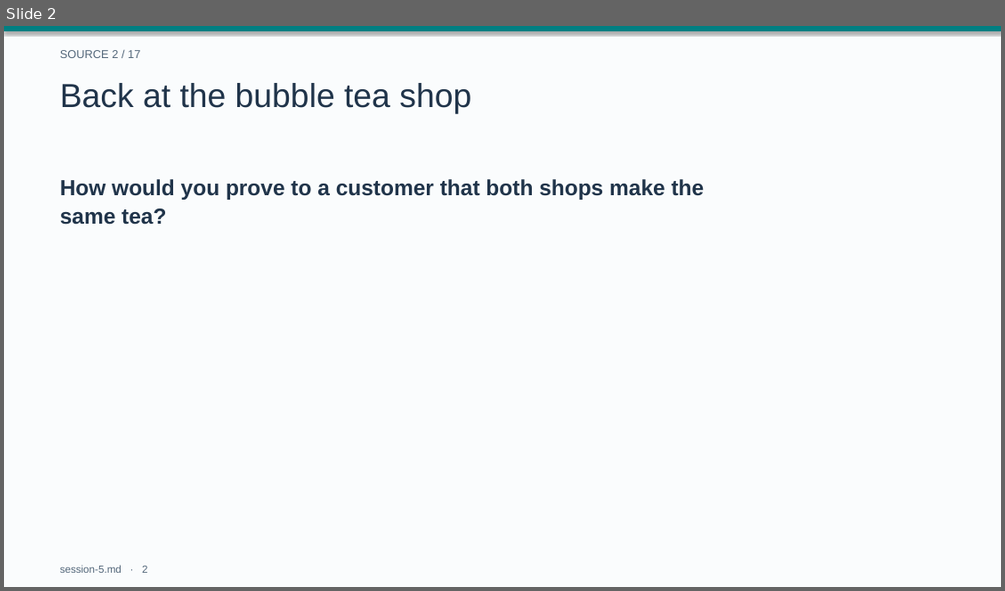
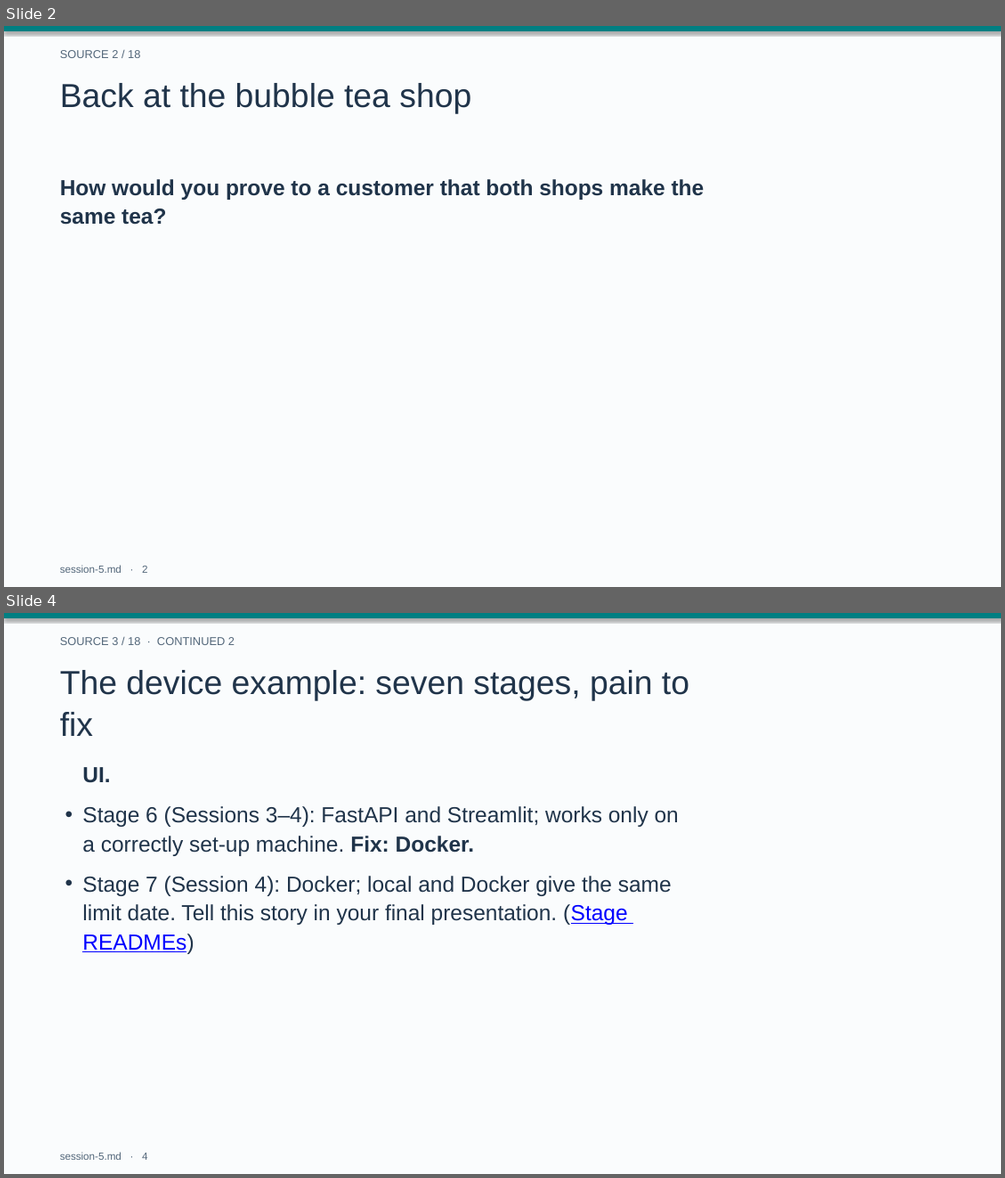
Before and after one commit to drweihungpan-lab/3R-teaching, a slide deck: materials/slides/session-5.pptx. Shown one above the other, each under a label of ours: slide 2 before the commit, slides 2 and 4 after it; the slides between them are not shown. The pictures are 1005x591 and 1005x1178 pixels, drawn with LibreOffice and Linux fonts; fonts in the diff are those of the drawing. Boxes give left, top, right and bottom in pixels: in the first picture for what was removed or moved away, otherwise in the second. Text is boxed around its words. In the diff, an @@ line names an element or a change of style, - is before the commit and + after.

```diff
--- a/materials/slides/session-5.pptx
+++ b/materials/slides/session-5.pptx
@@ slide 4 added at (x1=4, y1=613, x2=1001, y2=1174), background #FAFCFD @@
@@ rectangle added at (x1=4, y1=613, x2=1001, y2=618), fill #007F82 @@
@@ text added at (x1=60, y1=637, x2=235, y2=645), 11 pt, text #53677A @@
+SOURCE 3 / 18 · CONTINUED 2
@@ text added at (x1=60, y1=670, x2=689, y2=736), 32 pt, text #20344A @@
+The device example: seven stages, pain to
+fix
@@ text added at (x1=82, y1=767, x2=110, y2=783), 21 pt, text #20344A, bold @@
+  UI.
@@ text added at (x1=82, y1=806, x2=679, y2=856), 21 pt, text #20344A @@
+• Stage 6 (Sessions 3–4): FastAPI and Streamlit; works only on
+  a correctly set-up machine. Fix: Docker.
@@ text added at (x1=82, y1=876, x2=672, y2=954), 21 pt, text #20344A @@
+• Stage 7 (Session 4): Docker; local and Docker give the same
+  limit date. Tell this story in your final presentation. (Stage
+  READMEs)
@@ text added at (x1=60, y1=1151, x2=147, y2=1159), 10 pt, text #53677A @@
+session-5.md · 4
@@ slide 2 changed as well @@
@@ text at (x1=60, y1=50, x2=140, y2=58): text changed @@
-SOURCE 2 / 17
+SOURCE 2 / 18
```
Also in this commit, not shown: 18 other slides changed, 1 other slide added, 2 other files.
